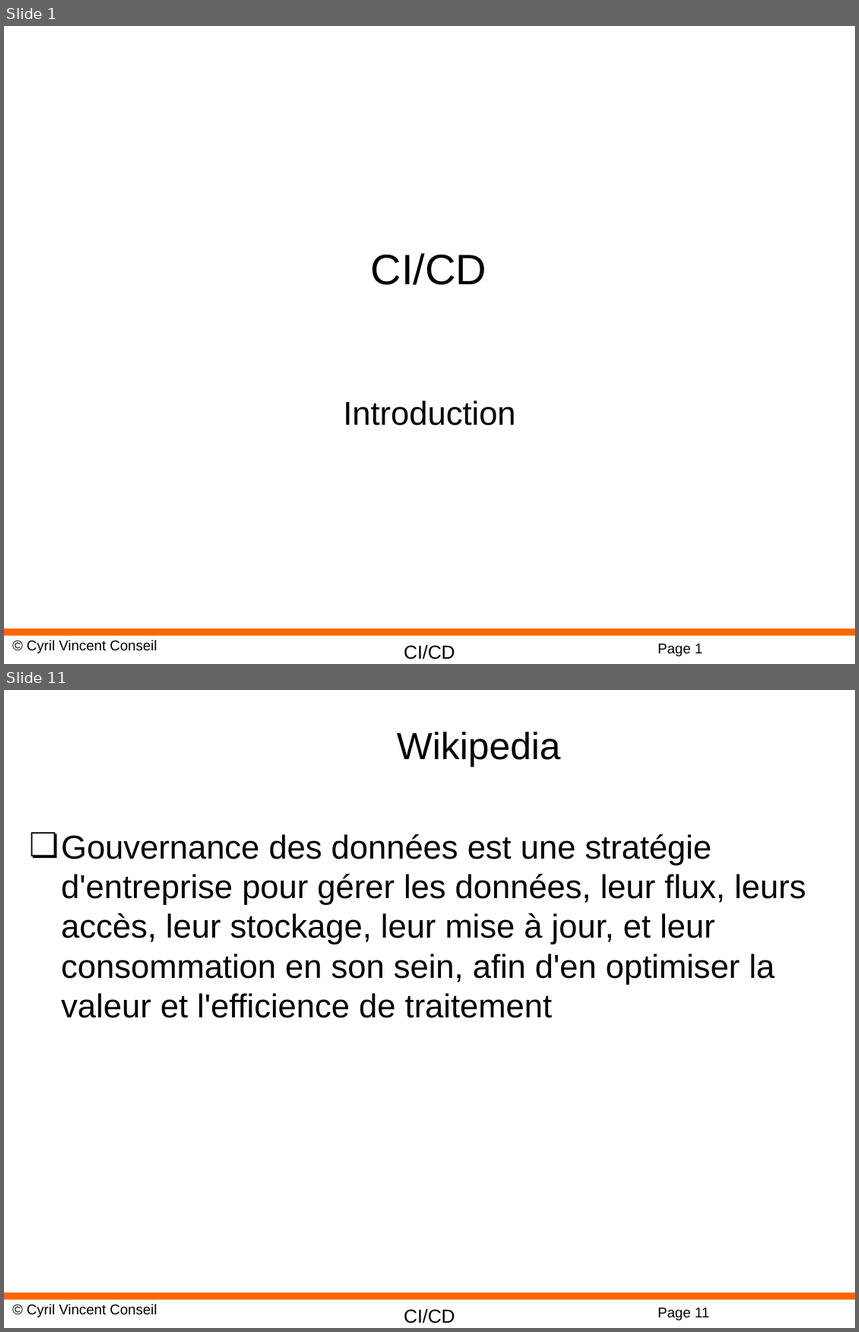
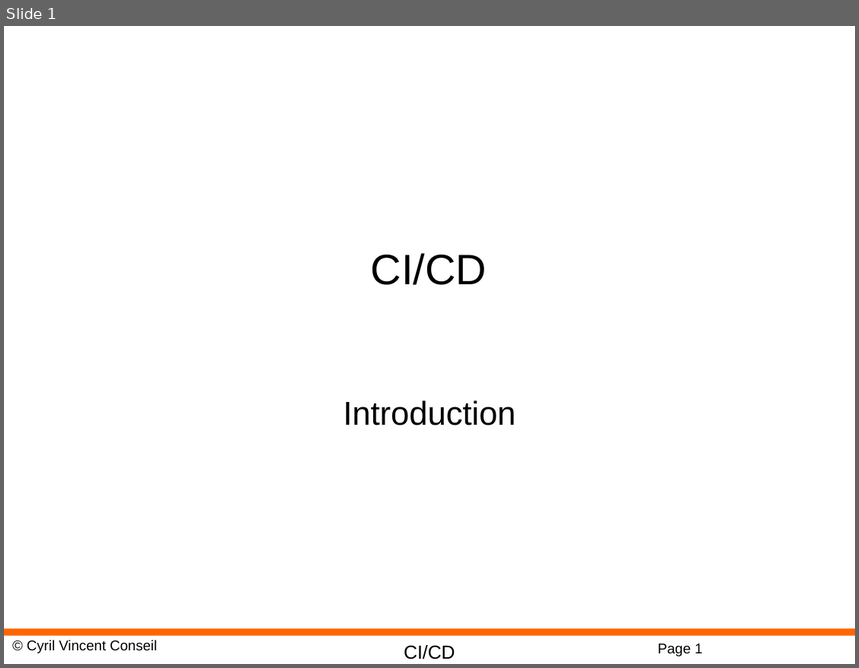
Before and after one commit to cyrilvincent/cicd, a slide deck: ppt/CICD13-Env-Strategies.todo.pptx. Shown one above the other, each under a label of ours: slides 1 and 11 before the commit, slide 1 after it; the slides between them are not shown. The pictures are 859x1332 and 859x668 pixels, drawn with LibreOffice and Linux fonts; fonts in the diff are those of the drawing; background and template pictures are left out. Boxes give left, top, right and bottom in pixels: in the first picture for what was removed or moved away, otherwise in the second. Text is boxed around its words. In the diff, an @@ line names an element or a change of style, - is before the commit and + after.

```diff
--- a/ppt/CICD13-Env-Strategies.todo.pptx
+++ b/ppt/CICD13-Env-Strategies.todo.pptx
@@ slide 11 removed at (x1=4, y1=690, x2=855, y2=1328), background #FFFFFF; not listed: 4 template elements that a slide beside it also shows @@
@@ title removed at (x1=397, y1=732, x2=561, y2=767) @@
-Wikipedia
@@ text removed at (x1=61, y1=834, x2=806, y2=1018) @@
-❏ Gouvernance des données est une stratégie d'entreprise pour gérer les données, leur flux, leurs accès, leur stockage, leur mise à jour, et leur consommation en son sein, afin d'en optimiser la valeur et l'efficience de traitement
```
Also in this commit, not shown: 4 slides added, 29 other slides removed, 14 other files.
